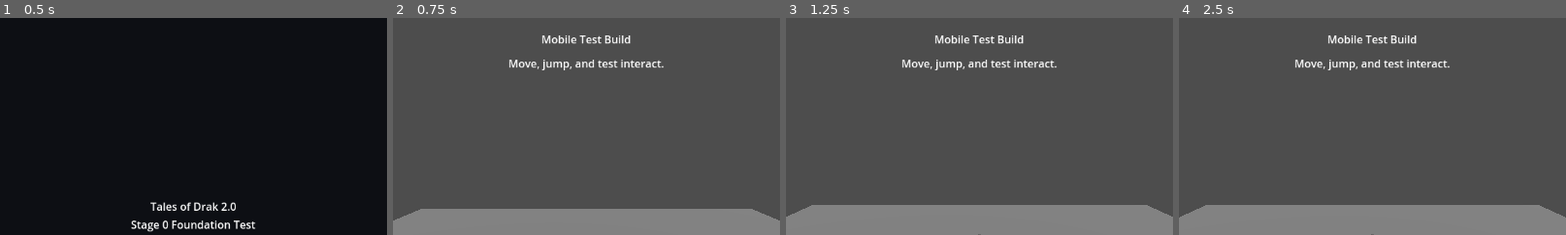
Above: before the commit, frames 1-4 (left to right).
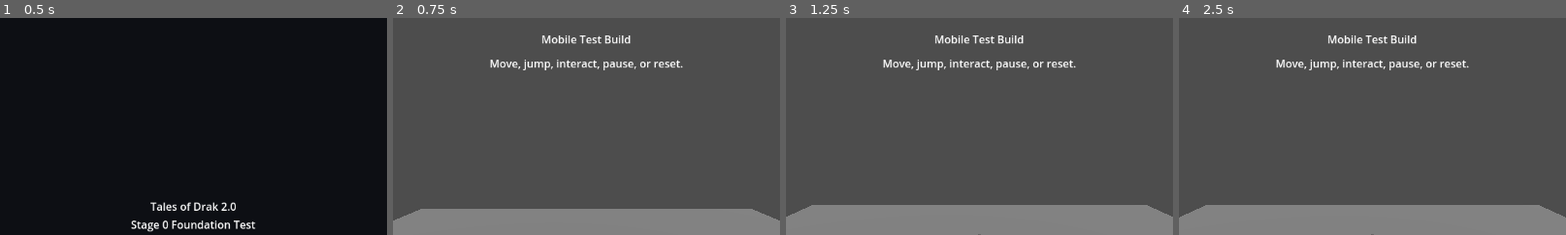
Above: after the commit, the same moments.

Repository: tristanvickery20/Tales-of-Drak-2.0
Game: Godot game, scene res://scenes/main_menu/main_menu.tscn
Same seed, same stepped clock (60 frames per second), same inputs: the game is played once before the commit and once after it.
Inputs:
- Up to frame 1 (0.5 s): no input
- Up to frame 2 (0.75 s): click "Start Game" at 0.5 s
- Up to frame 3 (1.25 s): no input
- Up to frame 4 (2.5 s): click "Menu" at 1.25 s; click "Start Game" at 2 s
The pictures show only the part of the screen within x 25-75%, y 0-50%; the shares and areas given below are measured in that part.

Frame 1 is identical in both runs. In frame 2, 1.1% of the frame differs, in the area x 25-75%, y 19-25%; in frame 3, 1.1%; in frame 4, 1.1%.

Commit message:
Add mobile pause and reset controls

Diff:
--- a/scripts/mobile_test_controls.gd
+++ b/scripts/mobile_test_controls.gd
@@ -4,8 +4,12 @@
 
 @onready var player: Node = get_node_or_null("../PlaceholderPlayer")
 @onready var status_label: Label = get_node_or_null("Controls/StatusLabel") as Label
+@onready var debug_label: Label = get_node_or_null("Controls/DebugLabel") as Label
+@onready var pause_panel: Control = get_node_or_null("Controls/PausePanel") as Control
+@onready var pause_button: Button = get_node_or_null("Controls/PauseButton") as Button
 
 var _move_input := Vector2.ZERO
+var _paused := false
 
 func _ready() -> void:
 	_connect_button("Controls/MovePad/UpButton", Vector2(0, -1))
@@ -21,15 +25,34 @@
 	if interact_button != null:
 		interact_button.pressed.connect(_on_interact_pressed)
 
+	var reset_button := get_node_or_null("Controls/ActionButtons/ResetButton")
+	if reset_button != null:
+		reset_button.pressed.connect(_on_reset_pressed)
+
 	var back_button := get_node_or_null("Controls/BackToMenuButton")
 	if back_button != null:
 		back_button.pressed.connect(_on_back_to_menu_pressed)
 
-	_set_status("Move, jump, and test interact.")
+	if pause_button != null:
+		pause_button.pressed.connect(_on_pause_pressed)
+
+	var resume_button := get_node_or_null("Controls/PausePanel/PanelBox/ResumeButton")
+	if resume_button != null:
+		resume_button.pressed.connect(_on_resume_pressed)
+
+	var pause_menu_button := get_node_or_null("Controls/PausePanel/PanelBox/MenuButton")
+	if pause_menu_button != null:
+		pause_menu_button.pressed.connect(_on_back_to_menu_pressed)
+
+	_set_paused(false)
+	_set_status("Move, jump, interact, pause, or reset.")
 
 func _process(_delta: float) -> void:
-	if player != null and player.has_method("set_move_input"):
+	if not _paused and player != null and player.has_method("set_move_input"):
 		player.set_move_input(_move_input)
+
+	if debug_label != null and player != null and player.has_method("get_debug_summary"):
+		debug_label.text = str(player.get_debug_summary())
 
 func _connect_button(path: String, direction: Vector2) -> void:
 	var button := get_node_or_null(path)
@@ -37,6 +60,8 @@
 		push_warning("Missing mobile test button: " + path)
 		return
 	button.button_down.connect(func() -> void:
+		if _paused:
+			return
 		_move_input += direction
 		_clamp_move_input()
 	)
@@ -50,18 +75,51 @@
 	_move_input.y = clampf(_move_input.y, -1.0, 1.0)
 
 func _on_jump_pressed() -> void:
+	if _paused:
+		return
 	if player != null and player.has_method("request_jump"):
 		player.request_jump()
 		_set_status("Jump")
 
 func _on_interact_pressed() -> void:
+	if _paused:
+		return
 	if player != null and player.has_method("try_interact"):
 		_set_status(str(player.try_interact()))
 	else:
 		_set_status("Interact is not ready.")
 
+func _on_reset_pressed() -> void:
+	if player != null and player.has_method("reset_to_spawn"):
+		player.reset_to_spawn()
+	_move_input = Vector2.ZERO
+	_set_status("Player reset to spawn.")
+
+func _on_pause_pressed() -> void:
+	_set_paused(true)
+
+func _on_resume_pressed() -> void:
+	_set_paused(false)
+
 func _on_back_to_menu_pressed() -> void:
+	get_tree().paused = false
 	get_tree().change_scene_to_file(MAIN_MENU_SCENE)
+
+func _set_paused(value: bool) -> void:
+	_paused = value
+	get_tree().paused = value
+	process_mode = Node.PROCESS_MODE_ALWAYS
+	_move_input = Vector2.ZERO
+	if player != null and player.has_method("set_move_input"):
+		player.set_move_input(Vector2.ZERO)
+	if pause_panel != null:
+		pause_panel.visible = value
+	if pause_button != null:
+		pause_button.visible = not value
+	if value:
+		_set_status("Paused")
+	else:
+		_set_status("Resumed")
 
 func _set_status(message: String) -> void:
 	if status_label != null:
